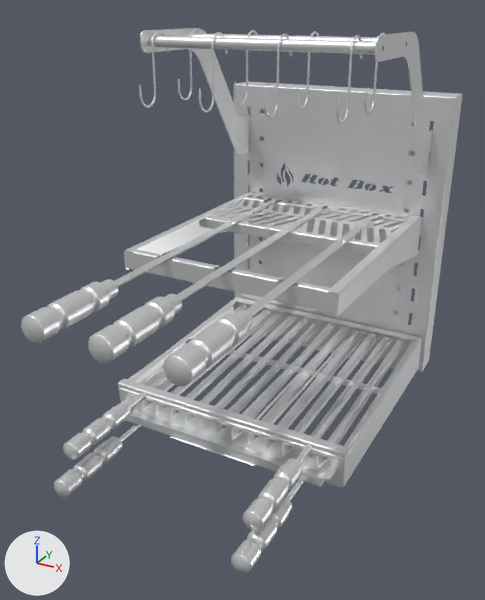
A saved change to the glTF model select-40x40.glb.
Rendered twice from a camera (50 mm lens) standing at (0.447, -0.846, 0.644) and looking at (0.0, -0.033, 0.238). Every picture has the same lights, and +X, +Y and +Z are marked at lower left. The picture after the commit comes second. Where no turn or scale is listed for an object, it has been applied to the vertices.

Names of what the first picture shows: 'espetos_inox', 'estrutura_inox', 'grelhaarg_inox', 'grelhauru_inox', 'tendal_inox'.
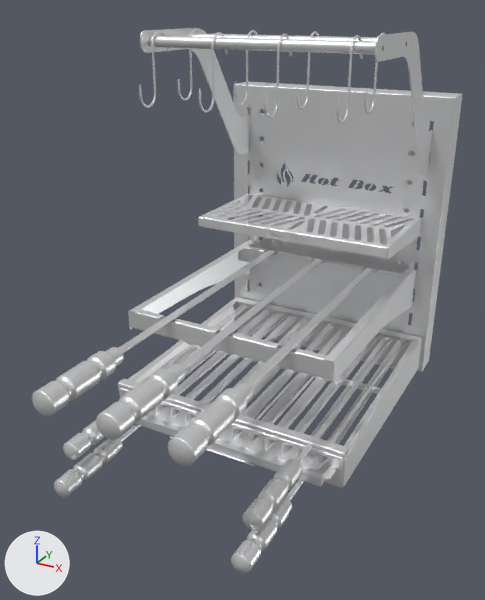
What the commit changed:
Object 'espetos_inox' (ob_espetos_inox) moves from (0.0, -0.022, 0.276) to (0.0, -0.022, 0.176).

Boxes [x1, y1, x2, y2] around the edits, measured in the pictures (485 x 600 px):
'espetos_inox', moved: before [21, 192, 422, 386]; after [32, 240, 417, 466]
